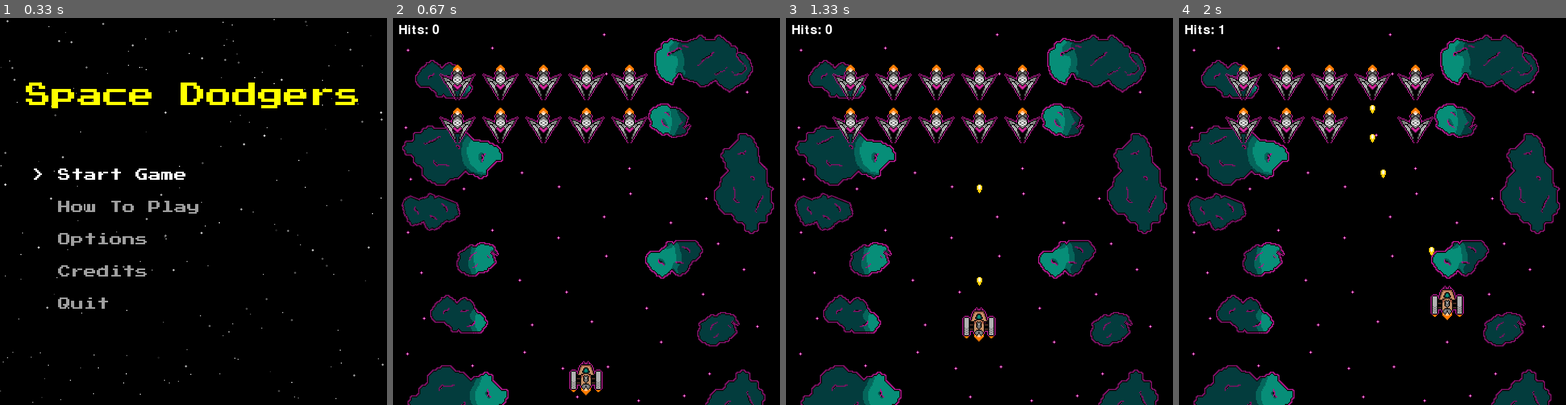
Above: before the commit, frames 1-4 (left to right).
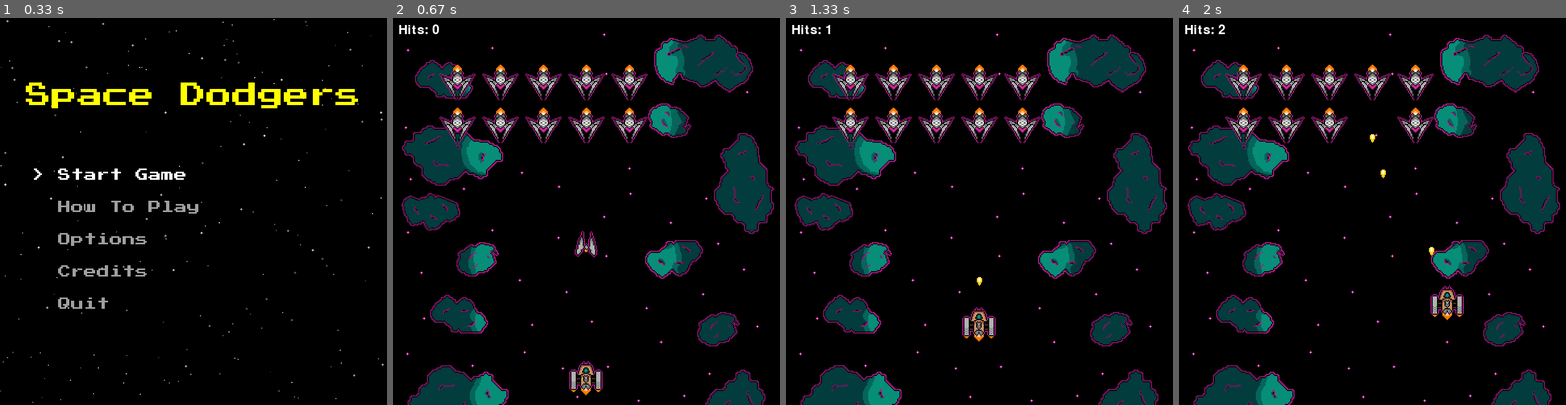
Above: after the commit, the same moments.

Repository: software-engineering-game/pygame-game
Game: pygame game, started from main.py
Same seed, same stepped clock (60 frames per second), same inputs: the game is played once before the commit and once after it.
Inputs:
- Up to frame 1 (0.33 s): no input
- Up to frame 2 (0.67 s): tap Enter at 0.33 s
- Up to frame 3 (1.33 s): tap Space at 0.67, 1.07 s; hold Up from 1 s (still down)
- Up to frame 4 (2 s): tap Space at 1.37, 1.57, 1.87 s; release Up at 1.47 s; hold Right 1.5-1.97 s

Frame 1 is identical in both runs. In frame 2, 0.2% of the frame differs, in the area x 46-53%, y 55-62%; in frame 3, less than 0.1%; in frame 4, less than 0.1%.

Commit message:
Add smooth rotation to swarm enemy so it faces the player

Diff:
--- a/states/game_state.py
+++ b/states/game_state.py
@@ -135,13 +135,14 @@
 class Swarm_Enemy(pygame.sprite.Sprite):
     def __init__(self, asset_folder, sprite_name, speed, start_pos):
         super().__init__()
-        self.image = pygame.image.load(os.path.join(asset_folder, sprite_name)).convert()
-        self.image.set_colorkey(SHEET_BG)
-        self.rect = self.image.get_rect(center=start_pos)
-        #self.rect.scale_by(1)
-        self.speed = speed
-
-        self.velocity = (0,0) # Used for calculating direction to player
+        self.original_image = pygame.image.load(os.path.join(asset_folder, sprite_name)).convert()
+        self.original_image.set_colorkey(SHEET_BG)
+        self.image = self.original_image
+        self.rect = self.image.get_rect(center=start_pos)
+        self.speed = speed
+
+        self.velocity = (0,0)
+        self.angle = 0
 
     def shoot(self, bullet_group):
         pass
@@ -149,7 +150,6 @@
     def update(self, player_pos):
         self.velocity = ((player_pos[0] - self.rect.x), (player_pos[1] - self.rect.y))
 
-        # Distance equation
         distance = ((self.velocity[0] ** 2) + (self.velocity[1] ** 2)) ** 0.5
         if distance == 0:
             self.velocity = (0,0)
@@ -159,9 +159,17 @@
             dx = (self.velocity[0] / distance) * self.speed
             dy = (self.velocity[1] / distance) * self.speed
 
+            # atan2 gives angle from positive x-axis; subtract 90 so "up" on the sprite faces the target
+            import math
+            self.angle = math.degrees(math.atan2(-self.velocity[1], self.velocity[0])) - 90
+
+        center = self.rect.center
+        self.image = pygame.transform.rotate(self.original_image, self.angle)
+        self.image.set_colorkey(SHEET_BG)
+        self.rect = self.image.get_rect(center=center)
+
         self.rect.x += dx
         self.rect.y += dy
-        #will need sprite rotations at some point
 
 class GameState(State):
     saved_player_position = None
@@ -192,14 +200,13 @@
             spacing=(settings.WAVE_X_SPACING, settings.WAVE_Y_SPACING),
         )
 
-        # Removed the ramming ship for now since this was meant more as a demonstration of its behavior
-        # self.ram_ship = Swarm_Enemy(
-        #     asset_folder=asset_folder,
-        #     sprite_name="enemy_swarm.png",
-        #     speed=3,
-        #     start_pos=(settings.WIDTH / 2, settings.HEIGHT / 2)
-        # )
-        # self.enemy_ships.add(self.ram_ship)
+        self.ram_ship = Swarm_Enemy(
+            asset_folder=asset_folder,
+            sprite_name="enemy_swarm.png",
+            speed=3,
+            start_pos=(settings.WIDTH / 2, settings.HEIGHT / 2)
+        )
+        self.enemy_ships.add(self.ram_ship)
 
         # Spawning Player
         player_speed = 5
@@ -244,9 +251,9 @@
         player_pos = (self.player.rect.x, self.player.rect.y)
         self.enemy_ships.update(player_pos=player_pos)
                 # ✅ ADDED: if enemy touches player -> go to death screen
-        if pygame.sprite.spritecollide(self.player, self.enemy_ships, False):
-            app.change_state(DeathState("You Died", self.enemy_hit_count))
-            return
+        # if pygame.sprite.spritecollide(self.player, self.enemy_ships, False):
+        #     app.change_state(DeathState("You Died", self.enemy_hit_count))
+        #     return
 
         # Update shooting cooldown
         if not self.player.can_shoot:
